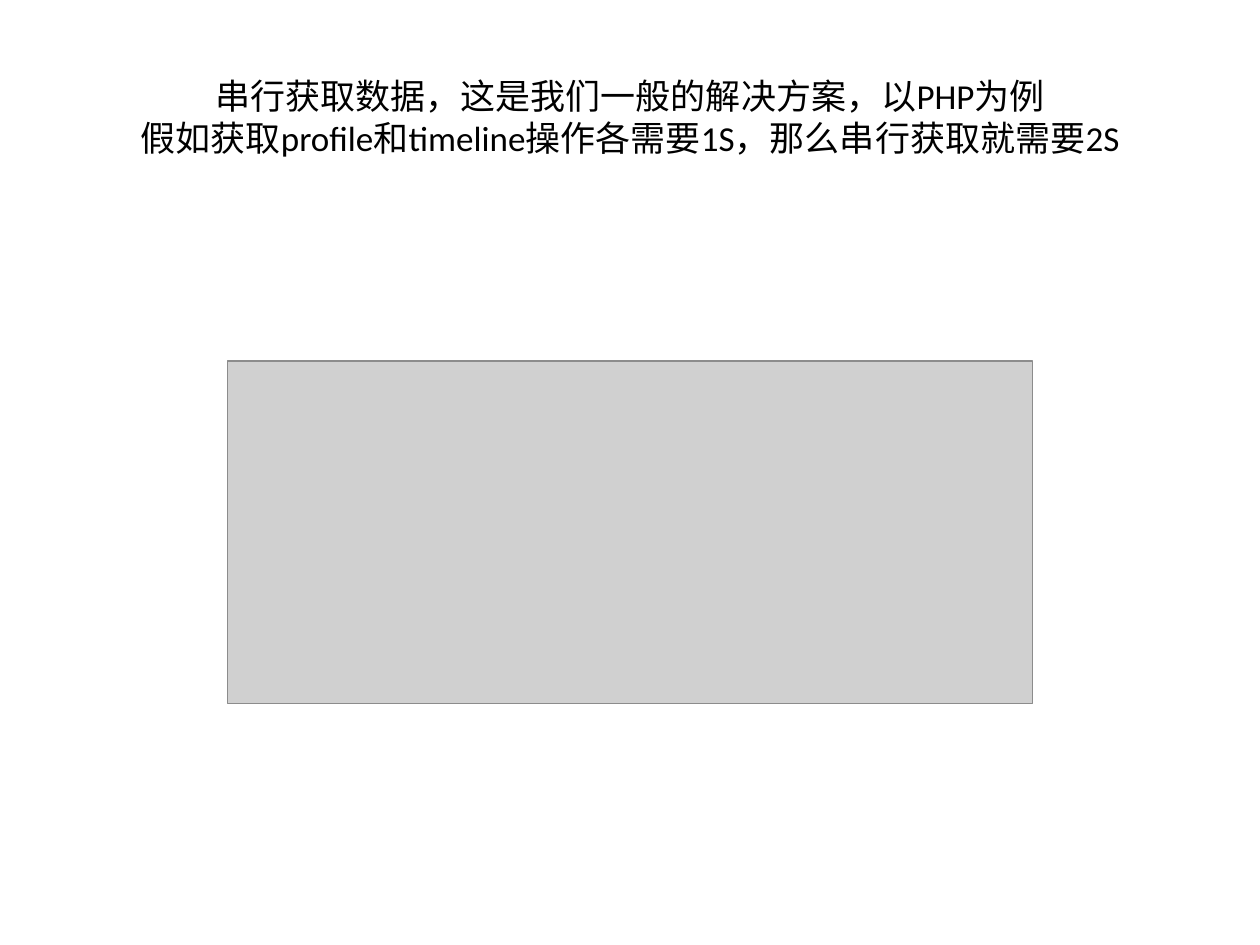
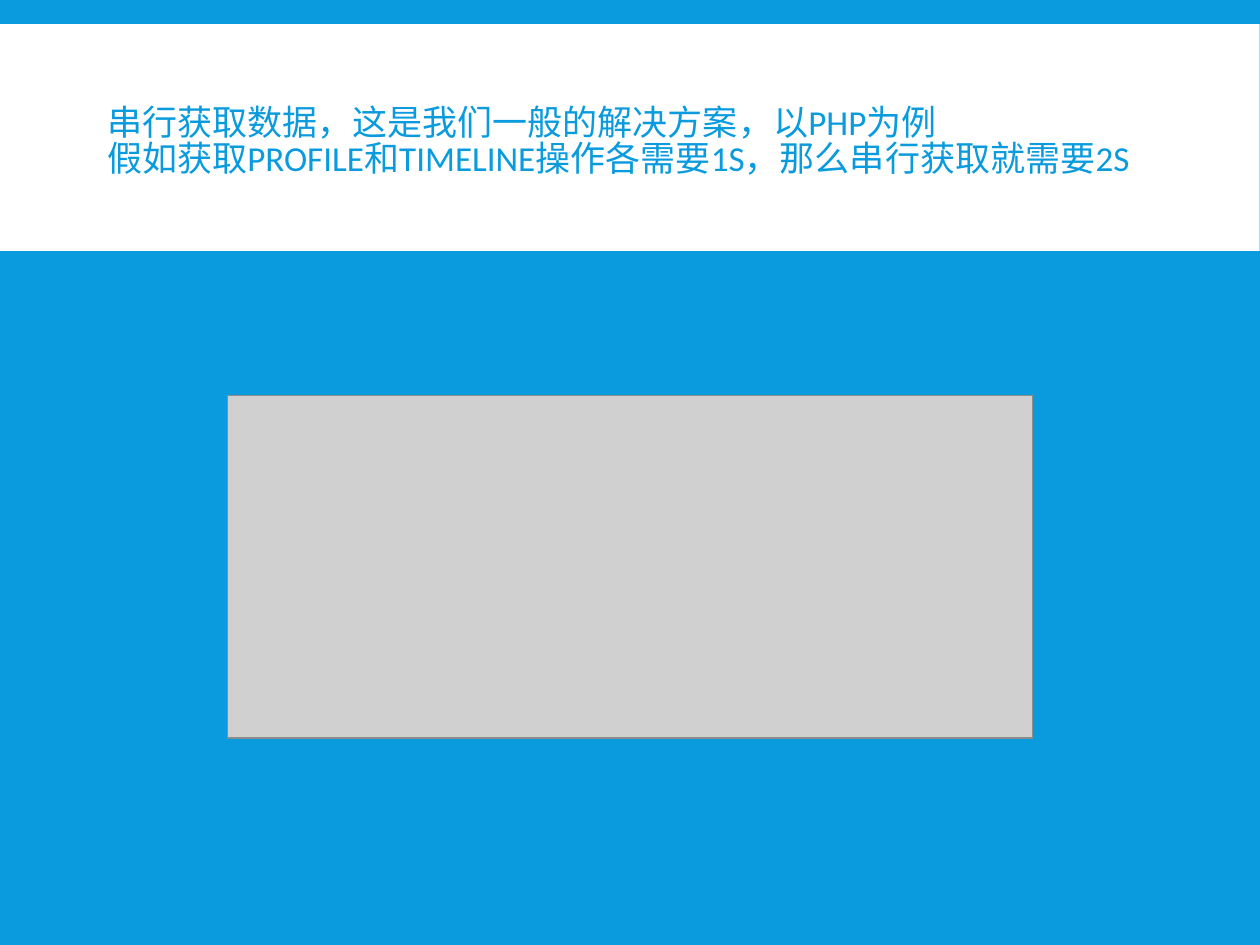
Before and after one commit to xiayu1986/webLearn, a slide deck: slide 16 of mix/技术分享/NODE技术分享.pptx (slide 12 before the commit). Drawn at 1260x945 pixels with LibreOffice and Linux fonts; fonts in the diff are those of the drawing; grey boxes stand for pictures. Boxes give left, top, right and bottom in pixels: in the first picture for what was removed or moved away, otherwise in the second. Text is boxed around its words. In the diff, an @@ line names an element or a change of style, - is before the commit and + after.

```diff
--- a/mix/技术分享/NODE技术分享.pptx
+++ b/mix/技术分享/NODE技术分享.pptx
@@ background #FFFFFF to #099BDD @@
@@ rectangle added at (x1=0, y1=24, x2=1260, y2=251), fill #FFFFFF @@
@@ title at (x1=107, y1=105, x2=1129, y2=175): text changed; text colour #000000 to #099BDD @@
-串行获取数据，这是我们一般的解决方案，以PHP为例
-假如获取profile和timeline操作各需要1S，那么串行获取就需要2S
+串行获取数据，这是我们一般的解决方案，以PHP为例
+假如获取PROFILE和TIMELINE操作各需要1S，那么串行获取就需要2S
@@ picture moved from (x1=228, y1=362, x2=1033, y2=704) to (x1=228, y1=396, x2=1033, y2=738) @@
```
Also in this commit, not shown: 11 other slides changed, 6 slides added, 2 slides removed.
